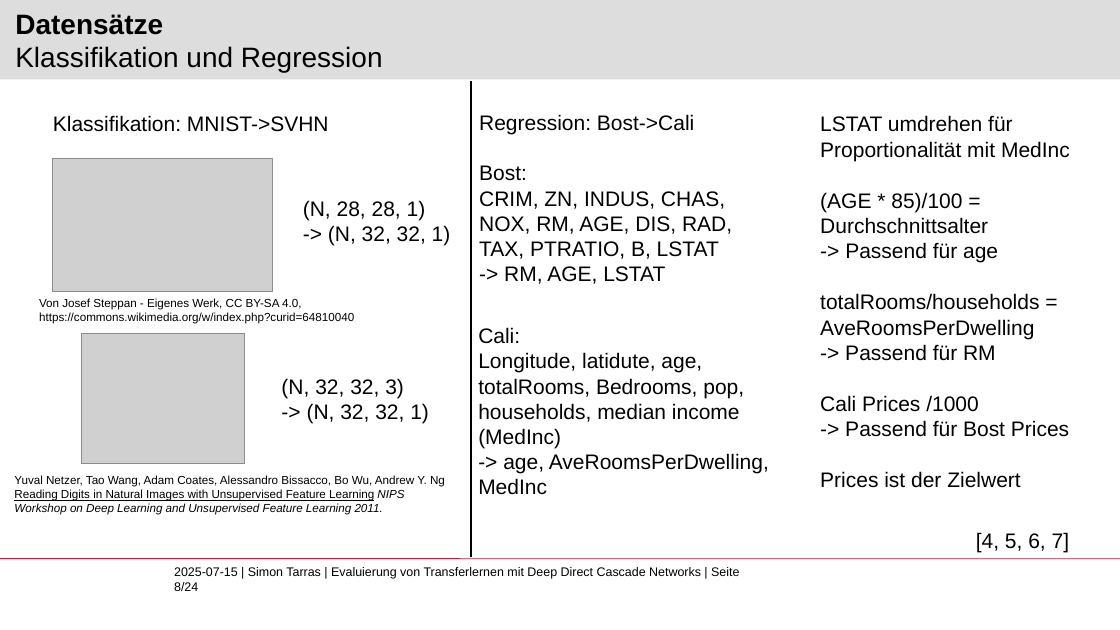
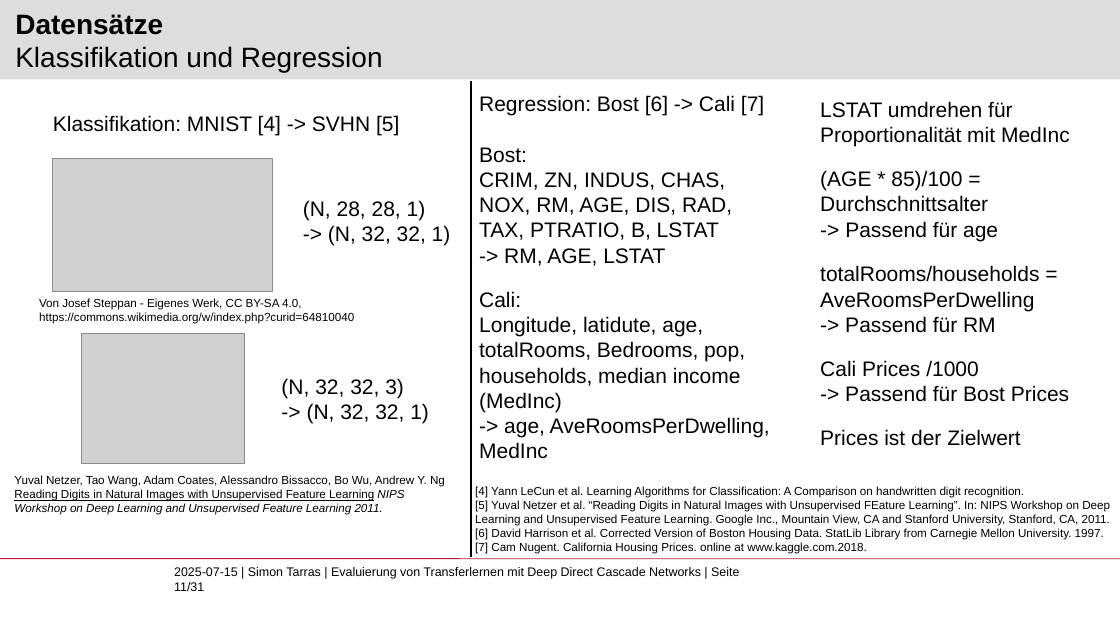
Before and after one commit to Lirras/BA_EvalTF_DDCN, a slide deck: slide 11 of BA_eval_TF.pptx (slide 8 before the commit). Drawn at 1120x630 pixels with LibreOffice and Linux fonts; fonts in the diff are those of the drawing; grey boxes stand for pictures; background and template pictures are left out. Boxes give left, top, right and bottom in pixels: in the first picture for what was removed or moved away, otherwise in the second. Text is boxed around its words. In the diff, an @@ line names an element or a change of style, - is before the commit and + after.

Commit message:
finished presentation

```diff
--- a/BA_eval_TF.pptx
+++ b/BA_eval_TF.pptx
@@ text "Regression: Bost [6] -> Cali ...": place and size @@
-text "Regression: Bost [6] -> Cali ..." at [479, 114, 732, 284]
+text "Regression: Bost [6] -> Cali ..." at [479, 95, 764, 266]
@@ text at [53, 115, 399, 135]: text changed @@
-Klassifikation: MNIST->SVHN
+Klassifikation: MNIST [4] -> SVHN [5]
@@ text at [479, 95, 764, 116]: text changed @@
-Regression: Bost->Cali
+Regression: Bost [6] -> Cali [7]
@@ text "LSTAT umdrehen für Proportionalität mit ...": place and size @@
-text "LSTAT umdrehen für Proportionalität mit ..." at [820, 115, 1070, 161]
+text "LSTAT umdrehen für Proportionalität mit ..." at [820, 101, 1070, 146]
@@ text "(AGE * 85)/100 =": place and size @@
-text "(AGE * 85)/100 =" at [820, 192, 998, 263]
+text "(AGE * 85)/100 =" at [820, 170, 998, 241]
@@ text "totalRooms/households =": place and size @@
-text "totalRooms/households =" at [820, 293, 1039, 361]
+text "totalRooms/households =" at [820, 265, 1039, 333]
@@ text "Cali:": place and size @@
-text "Cali:" at [478, 327, 769, 495]
+text "Cali:" at [479, 291, 770, 459]
@@ text "Cali Prices /1000": place and size @@
-text "Cali Prices /1000" at [820, 395, 1069, 437]
+text "Cali Prices /1000" at [820, 360, 1069, 402]
@@ text "Prices ist der Zielwert": place and size @@
-text "Prices ist der Zielwert" at [820, 471, 1020, 488]
+text "Prices ist der Zielwert" at [820, 429, 1020, 446]
@@ text at [475, 486, 1110, 554]: text changed; size 18 to 10 pt @@
-[4, 5, 6, 7]
+[4] Yann LeCun et al. Learning Algorithms for Classification: A Comparison on handwritten digit recognition.
+[5] Yuval Netzer et al. “Reading Digits in Natural Images with Unsupervised FEature Learning”. In: NIPS Workshop on Deep Learning and Unsupervised Feature Learning. Google Inc., Mountain View, CA and Stanford University, Stanford, CA, 2011.
+[6] David Harrison et al. Corrected Version of Boston Housing Data. StatLib Library from Carnegie Mellon University. 1997.
+[7] Cam Nugent. California Housing Prices. online at www.kaggle.com.2018.
@@ text at [174, 567, 739, 591]: text changed @@
-2025-07-15 | Simon Tarras | Evaluierung von Transferlernen mit Deep Direct Cascade Networks | Seite 8/24
+2025-07-15 | Simon Tarras | Evaluierung von Transferlernen mit Deep Direct Cascade Networks | Seite 11/31
```
Also in this commit, not shown: 15 other slides changed, 12 slides added, 4 slides removed.
